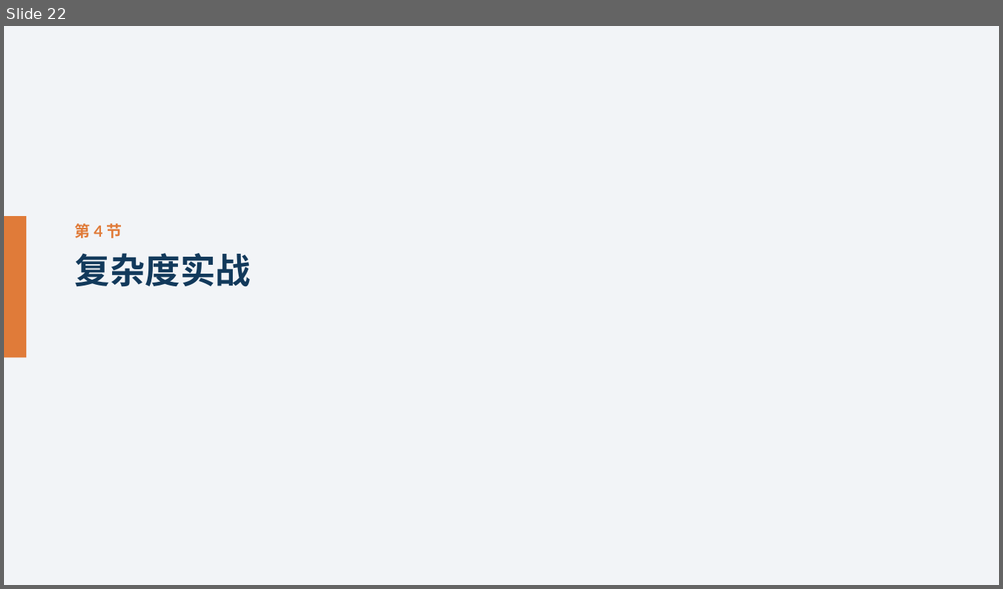
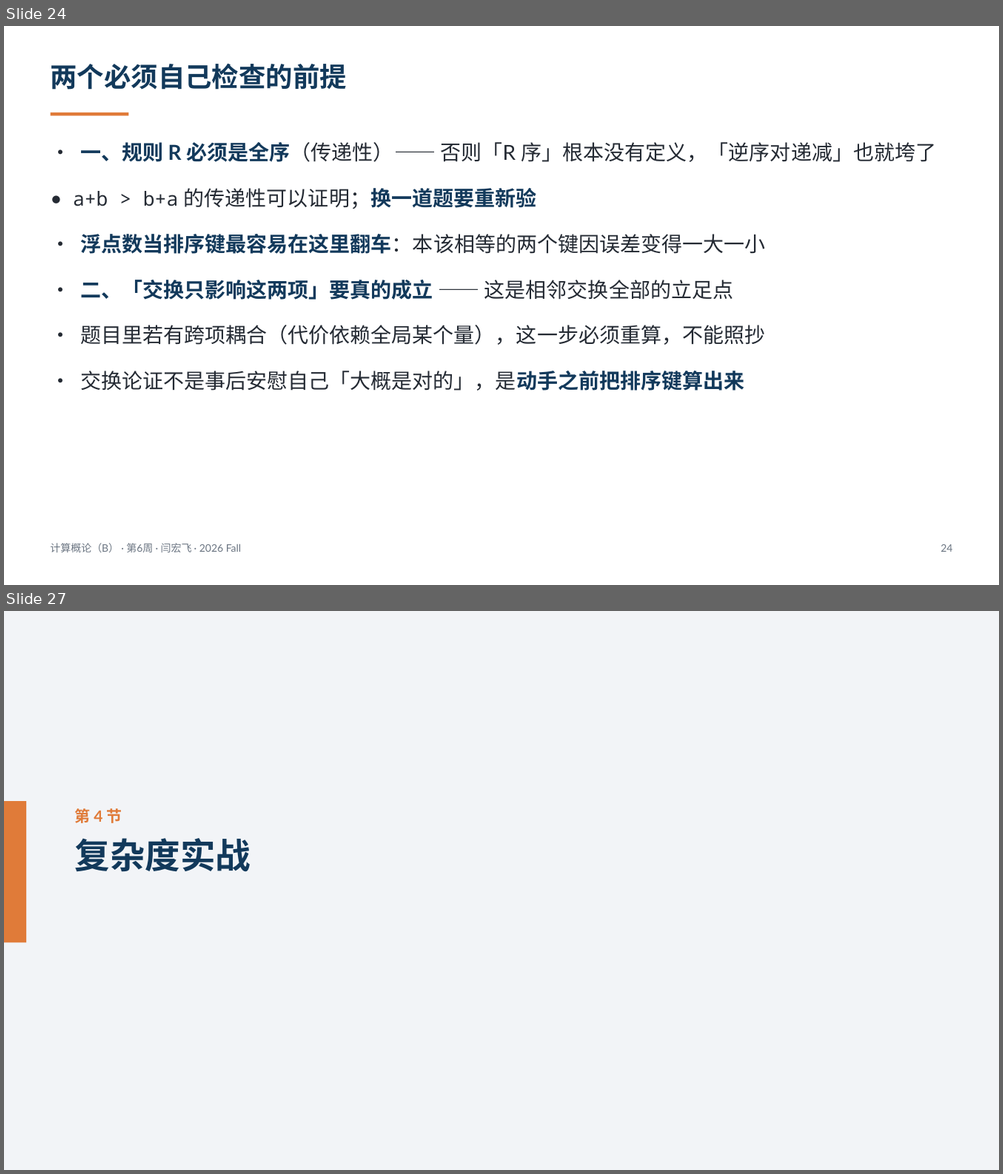
Before and after one commit to GMyhf/2026fall-cs101, a slide deck: courseware/202610_ADS_W06_Matrices_Sorting_Greedy.pptx. Shown one above the other, each under a label of ours: slide 22 before the commit, slides 24 and 27 after it; the slides between them are not shown. The pictures are 1003x589 and 1003x1174 pixels, drawn with LibreOffice and Linux fonts; fonts in the diff are those of the drawing. Boxes give left, top, right and bottom in pixels: in the first picture for what was removed or moved away, otherwise in the second. Text is boxed around its words. In the diff, an @@ line names an element or a change of style, - is before the commit and + after.

```diff
--- a/courseware/202610_ADS_W06_Matrices_Sorting_Greedy.pptx
+++ b/courseware/202610_ADS_W06_Matrices_Sorting_Greedy.pptx
@@ slide 24 added at [4, 26, 999, 585], background #FFFFFF @@
@@ text added at [50, 63, 347, 90], 26 pt, text #12395B, bold @@
+两个必须自己检查的前提
@@ rectangle added at [51, 113, 128, 116], fill #E07B39 @@
@@ text added at [73, 142, 936, 391], 20 pt, text #242A33 @@
+• 一、规则 R 必须是全序（传递性）—— 否则「R 序」根本没有定义，「逆序对递减」也就垮了
+• a+b > b+a 的传递性可以证明；换一道题要重新验
+• 浮点数当排序键最容易在这里翻车：本该相等的两个键因误差变得一大一小
+• 二、「交换只影响这两项」要真的成立 —— 这是相邻交换全部的立足点
+• 题目里若有跨项耦合（代价依赖全局某个量），这一步必须重算，不能照抄
+• 交换论证不是事后安慰自己「大概是对的」，是动手之前把排序键算出来
@@ text added at [50, 543, 241, 553], 10 pt, text #6B7582 @@
+计算概论（B） · 第6周 · 闫宏飞 · 2026 Fall
@@ text added at [940, 545, 952, 552], 10 pt, text #6B7582 @@
+24
@@ what was slide 22 is now slide 27 @@
```
Also in this commit, not shown: 7 slides changed, 4 other slides added, 7 other files.
